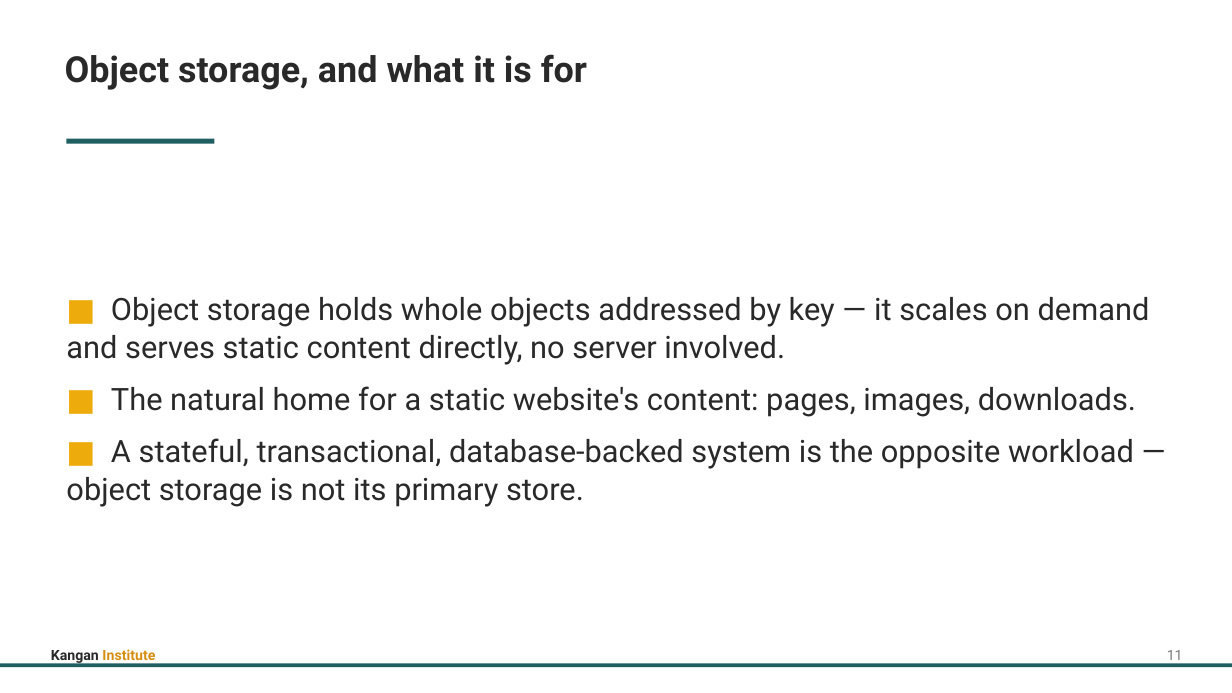
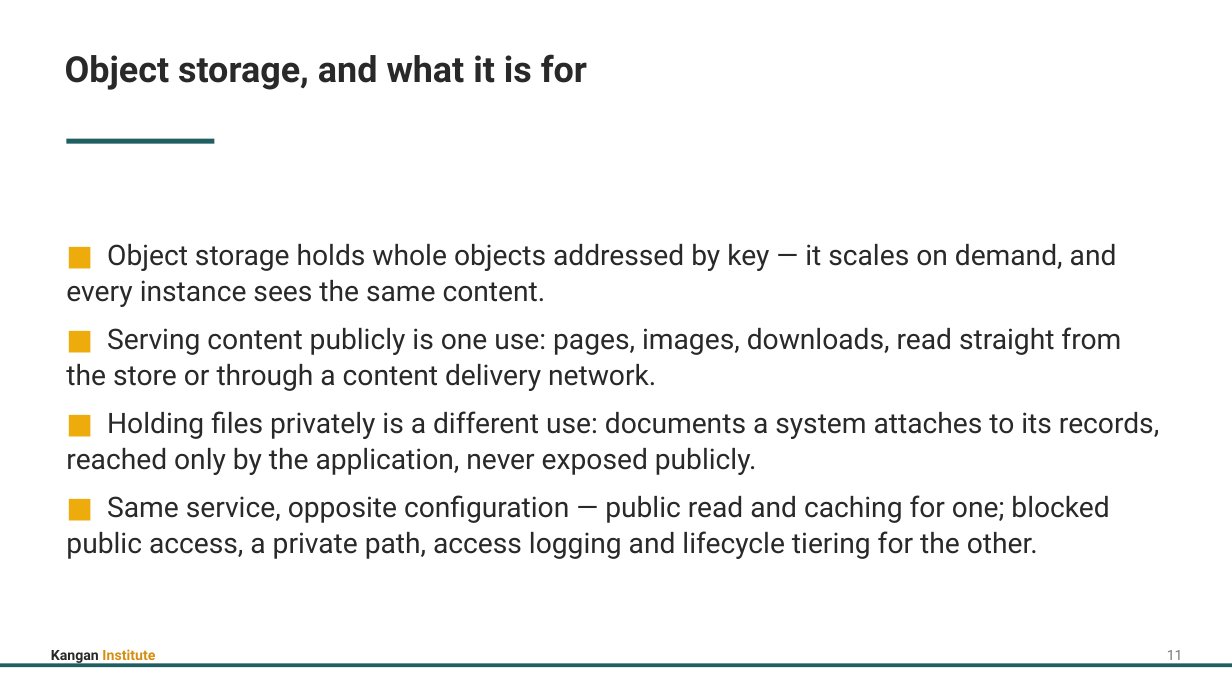
Before and after one commit to Digital-Initiatives-Kangan-Institute/diploma-cloud-cyber-content-s1, a slide deck: slide 15 of S1-CL3-Cloud-Infrastructure-Improvement/delivery/topic_02/Topic_02_Slides.pptx. Drawn at 1232x693 pixels with LibreOffice and Linux fonts; fonts in the diff are those of the drawing. Boxes give left, top, right and bottom in pixels: in the first picture for what was removed or moved away, otherwise in the second. Text is boxed around its words. In the diff, an @@ line names an element or a change of style, - is before the commit and + after.

```diff
--- a/S1-CL3-Cloud-Infrastructure-Improvement/delivery/topic_02/Topic_02_Slides.pptx
+++ b/S1-CL3-Cloud-Infrastructure-Improvement/delivery/topic_02/Topic_02_Slides.pptx
@@ text at <box>66,244,1159,559</box>: text changed; size 24 to 22 pt @@
-■ Object storage holds whole objects addressed by key — it scales on demand and serves static content directly, no server involved.
-■ The natural home for a static website's content: pages, images, downloads.
-■ A stateful, transactional, database-backed system is the opposite workload — object storage is not its primary store.
+■ Object storage holds whole objects addressed by key — it scales on demand, and every instance sees the same content.
+■ Serving content publicly is one use: pages, images, downloads, read straight from the store or through a content delivery network.
+■ Holding files privately is a different use: documents a system attaches to its records, reached only by the application, never exposed publicly.
+■ Same service, opposite configuration — public read and caching for one; blocked public access, a private path, access logging and lifecycle tiering for the other.
```
Also in this commit, not shown: 3 other slides changed, 14 other files.
